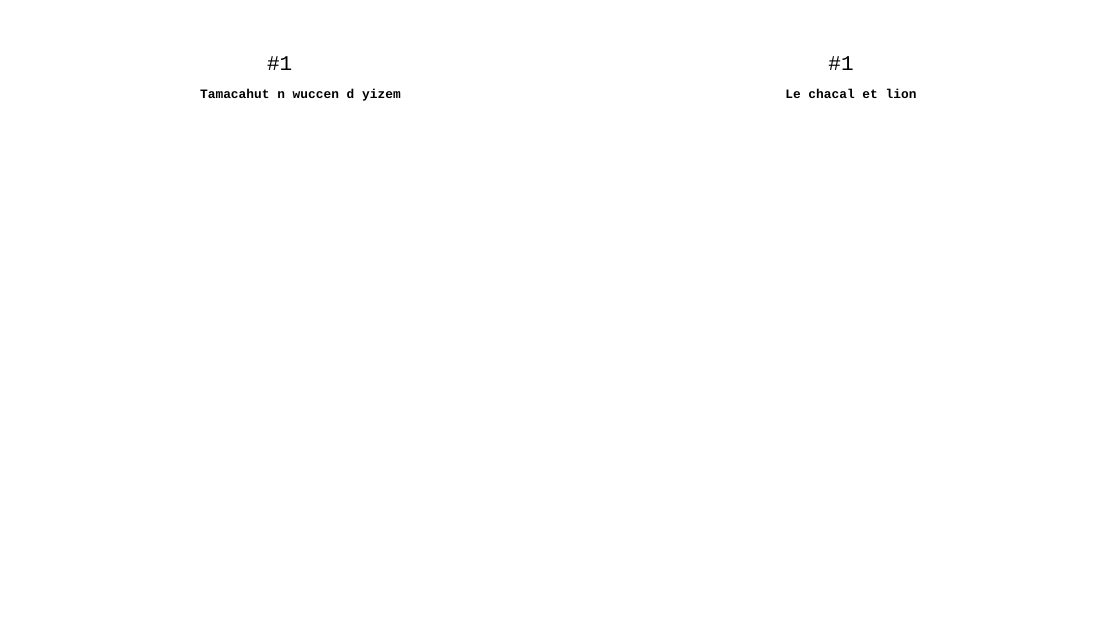
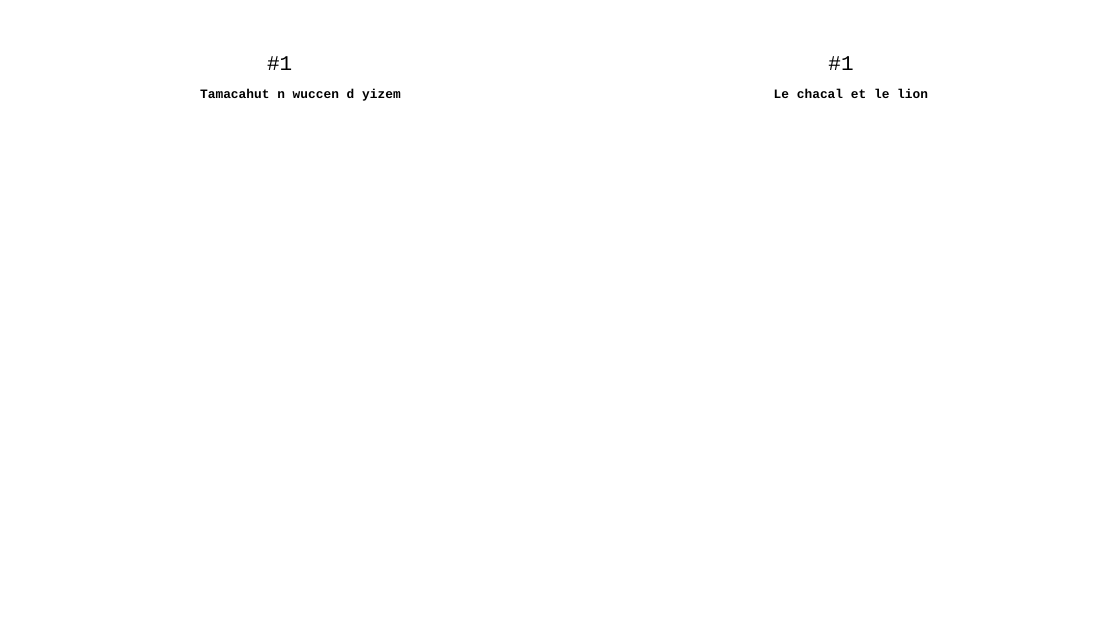
Before and after one commit to sferhah/tamacahut_n_wuccen, a slide deck: slide 4 of Uccen.ConsoleApp/Resources/pptx/uccen.pptx. Drawn at 1120x630 pixels with LibreOffice and Linux fonts; fonts in the diff are those of the drawing. Boxes give left, top, right and bottom in pixels: in the first picture for what was removed or moved away, otherwise in the second. Text is boxed around its words. In the diff, an @@ line names an element or a change of style, - is before the commit and + after.

```diff
--- a/Uccen.ConsoleApp/Resources/pptx/uccen.pptx
+++ b/Uccen.ConsoleApp/Resources/pptx/uccen.pptx
@@ table at (27,13,1096,607) @@
-row 3, column 3: Le chacal et lion
+row 3, column 3: Le chacal et le lion
```
Also in this commit, not shown: 21 other slides changed, 1 other file.
